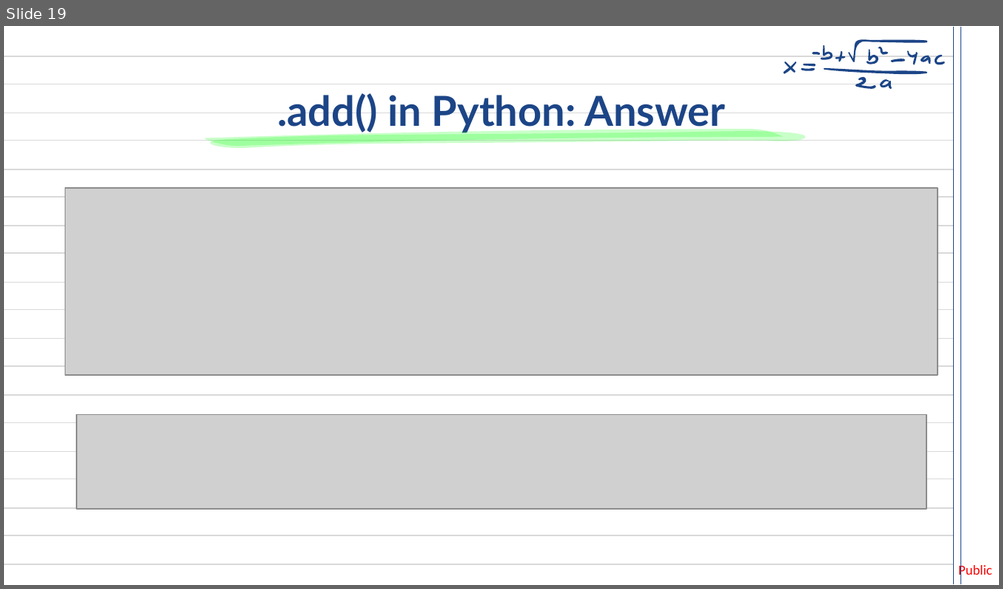
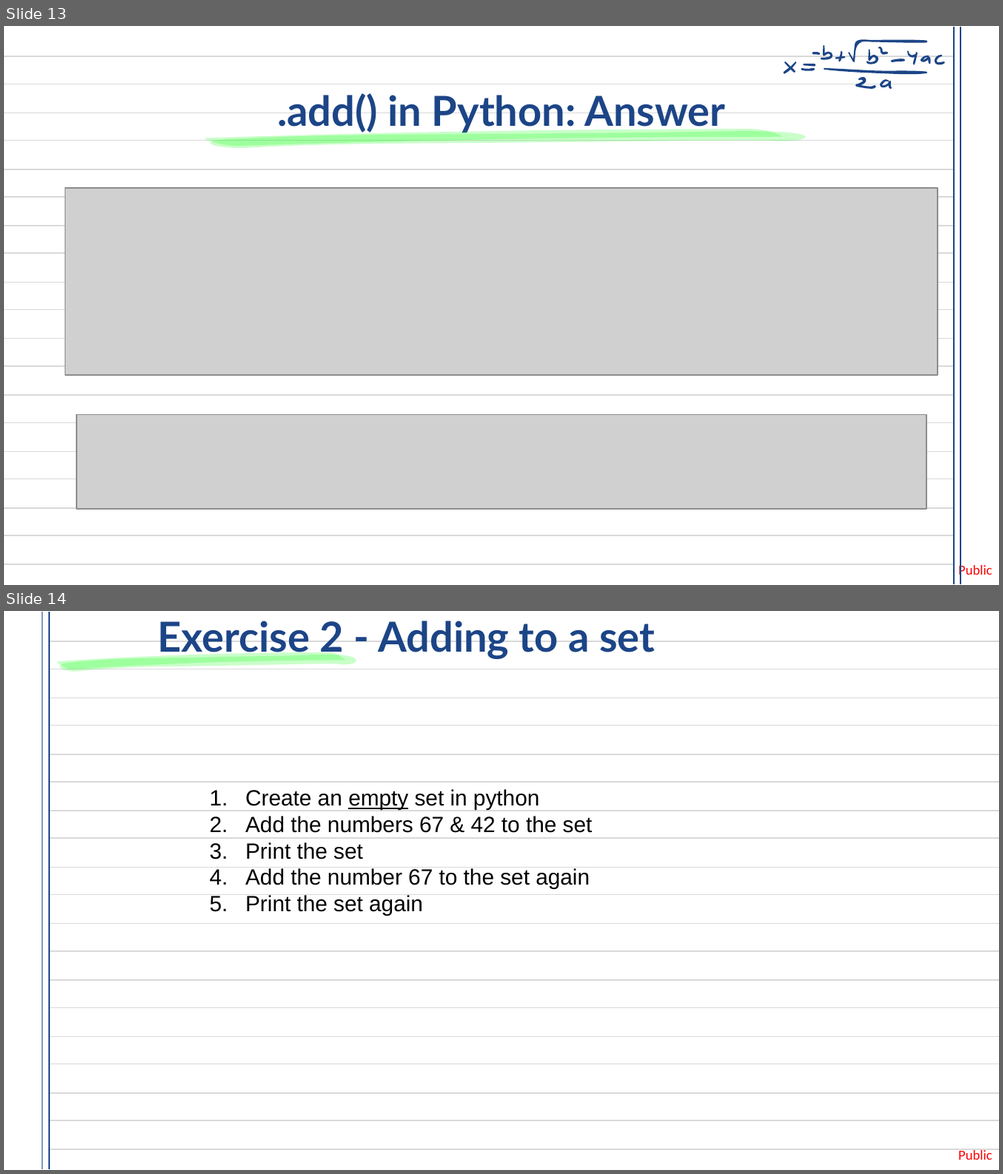
Before and after one commit to pi515/tech-mentorship, a slide deck: lessons/4-collections/4.3-sets/4.3.pptx. Shown one above the other, each under a label of ours: slide 19 before the commit, slides 13 and 14 after it. The pictures are 1003x589 and 1003x1174 pixels, drawn with LibreOffice and Linux fonts; fonts in the diff are those of the drawing; grey boxes stand for pictures. Boxes give left, top, right and bottom in pixels: in the first picture for what was removed or moved away, otherwise in the second. Text is boxed around its words. In the diff, an @@ line names an element or a change of style, - is before the commit and + after.

Commit message:
feat: refine sets lesson 4.3 (#22)
* Update notebook with more exercises
* Refine PowerPoint to be more interactive
* Add clickable Google Colab link

```diff
--- a/lessons/4-collections/4.3-sets/4.3.pptx
+++ b/lessons/4-collections/4.3-sets/4.3.pptx
@@ slide 14 added at (x1=4, y1=611, x2=999, y2=1170), background #FFFFFF; not listed: 1 template element that a slide beside it also shows @@
@@ group added at (x1=42, y1=612, x2=999, y2=1170): 21 freeform shapes @@
@@ title added at (x1=157, y1=621, x2=654, y2=660), 30 pt, text #1C4587, bold @@
+Exercise 2 - Adding to a set
@@ freeform shape added at (x1=53, y1=655, x2=357, y2=672), fill #00FF00 at 21% opacity @@
@@ freeform shape added at (x1=55, y1=652, x2=345, y2=669), fill #00FF00 at 21% opacity @@
@@ subtitle added at (x1=245, y1=789, x2=592, y2=916), 16 pt, text #000000 @@
+1. Create an empty set in python
+2. Add the numbers 67 & 42 to the set
+3. Print the set
+4. Add the number 67 to the set again
+5. Print the set again
@@ what was slide 19 is now slide 13 @@
@@ slide 13 changed as well @@
@@ freeform shape at (x1=960, y1=27, x2=960, y2=585): outline #1C4587 0.62 pt to #1C4587 0.75 pt @@
```
Also in this commit, not shown: 24 other slides changed, 10 other slides added, 1 other file.
